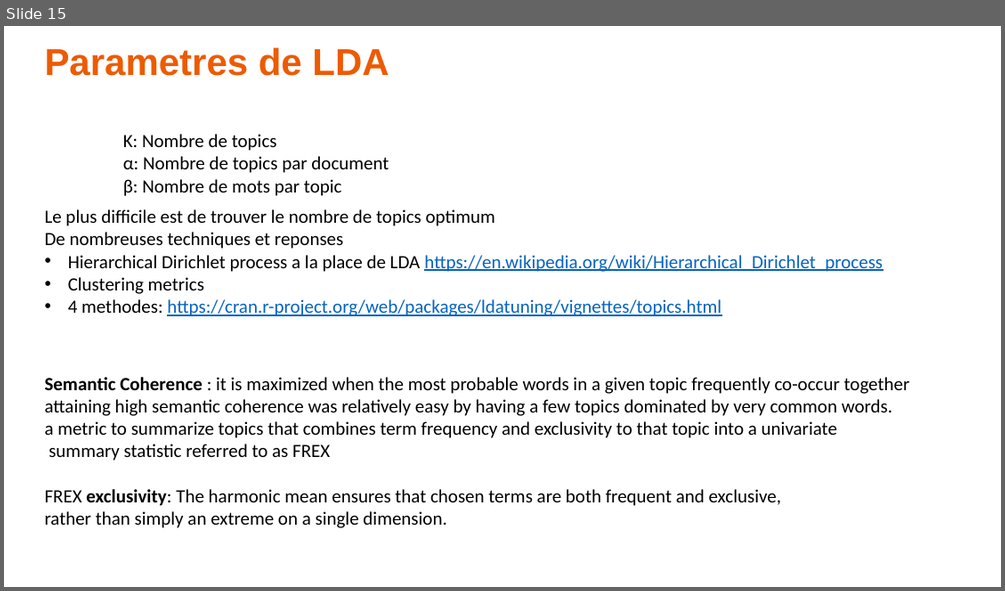
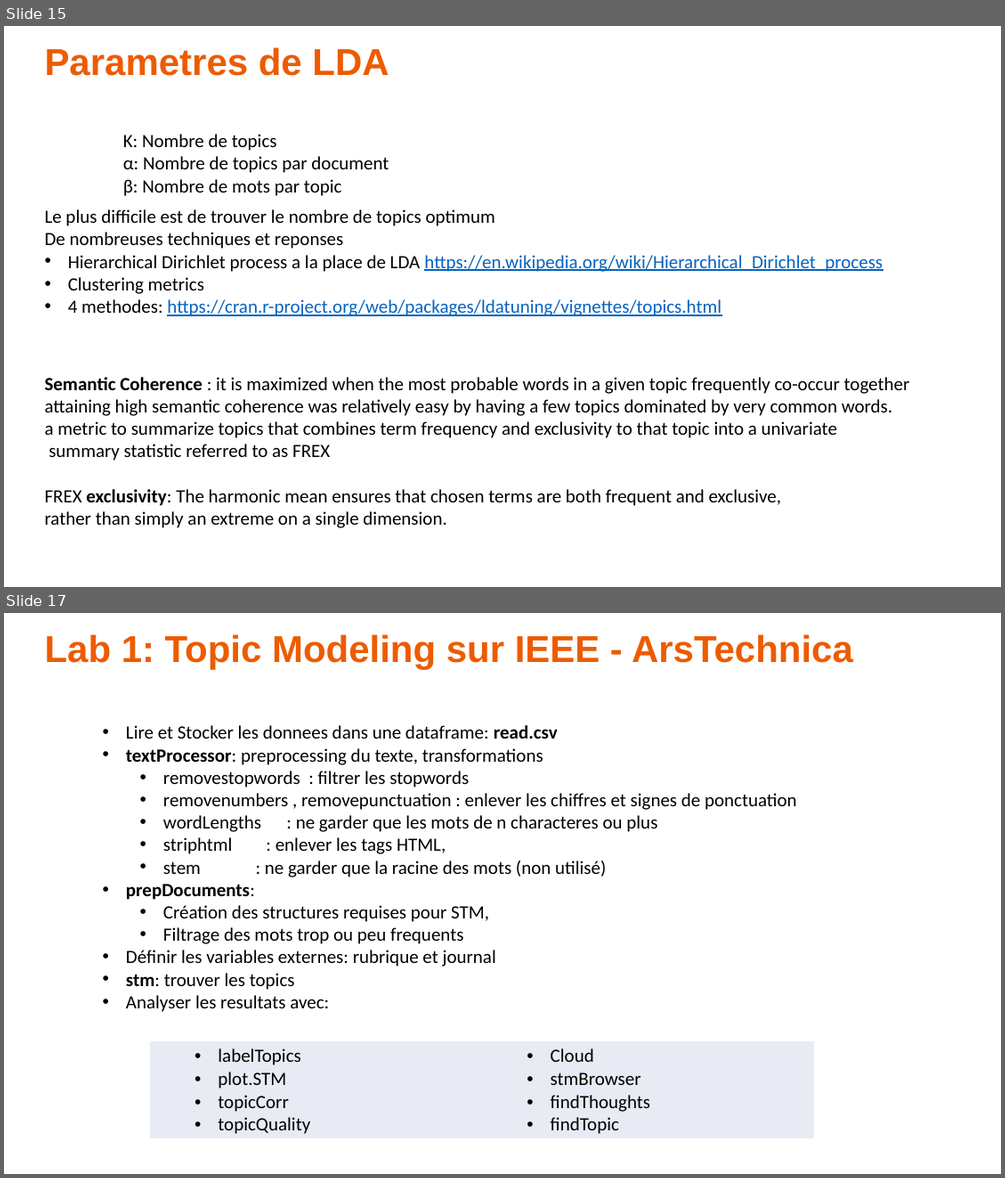
Before and after one commit to alexisperrier/upem-topic-modeling, a slide deck: UPEM-Topic_modeling.pptx. Shown one above the other, each under a label of ours: slide 15 before the commit, slides 15 and 17 after it; the slides between them are not shown. The pictures are 1005x591 and 1005x1178 pixels, drawn with LibreOffice and Linux fonts; fonts in the diff are those of the drawing. Boxes give left, top, right and bottom in pixels: in the first picture for what was removed or moved away, otherwise in the second. Text is boxed around its words. In the diff, an @@ line names an element or a change of style, - is before the commit and + after.

```diff
--- a/UPEM-Topic_modeling.pptx
+++ b/UPEM-Topic_modeling.pptx
@@ slide 17 added at box(4, 613, 1001, 1174), background #FFFFFF @@
@@ text added at box(45, 634, 853, 670), 36 pt, text #ED5B00, bold @@
+Lab 1: Topic Modeling sur IEEE - ArsTechnica
@@ text added at box(126, 725, 797, 1012), 18 pt, text #000000 @@
+• Lire et Stocker les donnees dans une dataframe: read.csv
+• textProcessor: preprocessing du texte, transformations
+  • removestopwords : filtrer les stopwords
+  • removenumbers , removepunctuation : enlever les chiffres et signes de ponctuation
+  • wordLengths : ne garder que les mots de n characteres ou plus
+  • striphtml : enlever les tags HTML,
+  • stem : ne garder que la racine des mots (non utilisé)
+• prepDocuments:
+  • Création des structures requises pour STM,
+  • Filtrage des mots trop ou peu frequents
+• Définir les variables externes: rubrique et journal
+• stm: trouver les topics
+• Analyser les resultats avec:
@@ table added at box(150, 1041, 814, 1138), 1 rows, 2 columns @@
+labelTopics / plot.STM / topicCorr / topicQuality | Cloud / stmBrowser / findThoughts / findTopic
```
Also in this commit, not shown: 1 slide changed, 9 other slides added, 41 other files.
